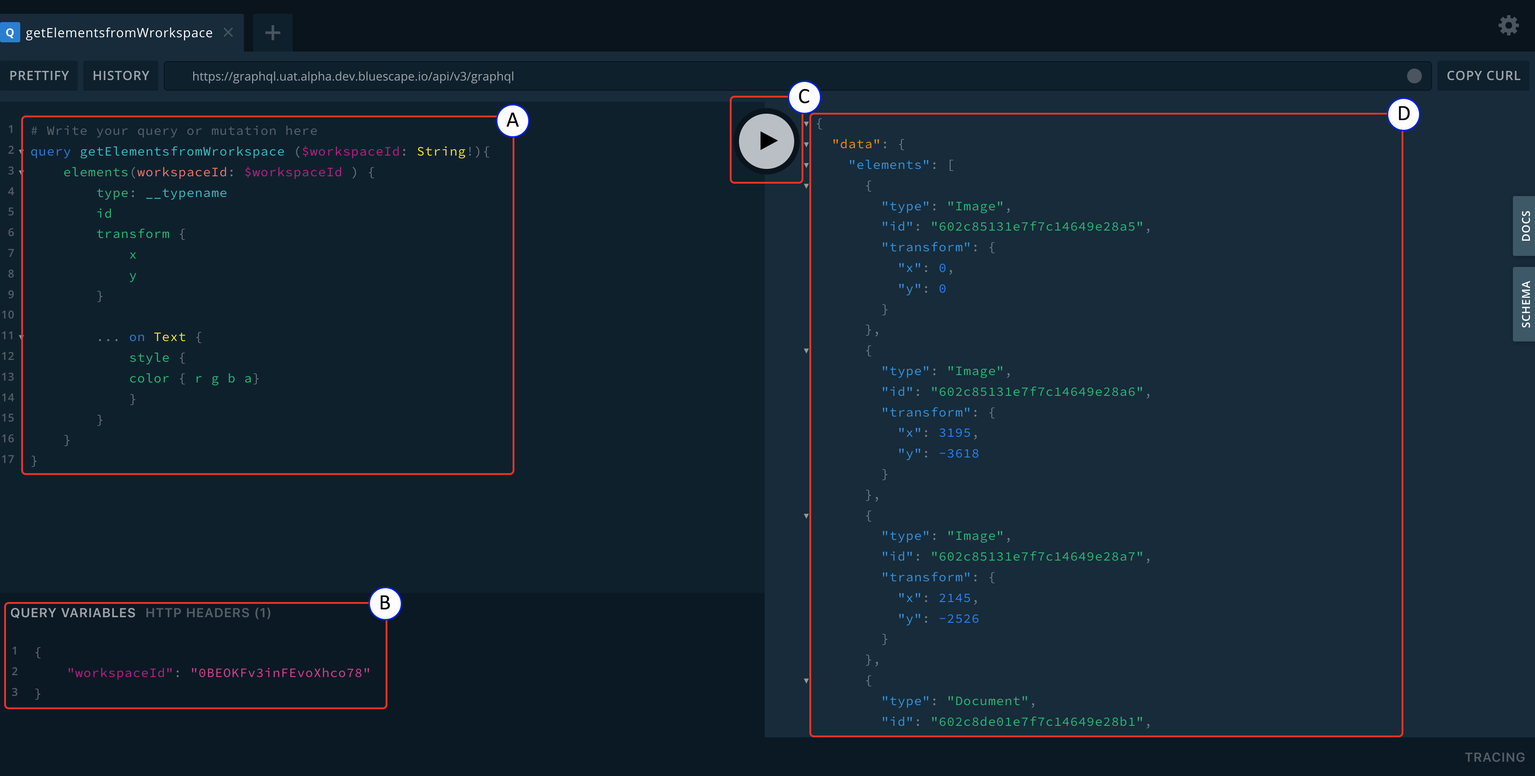
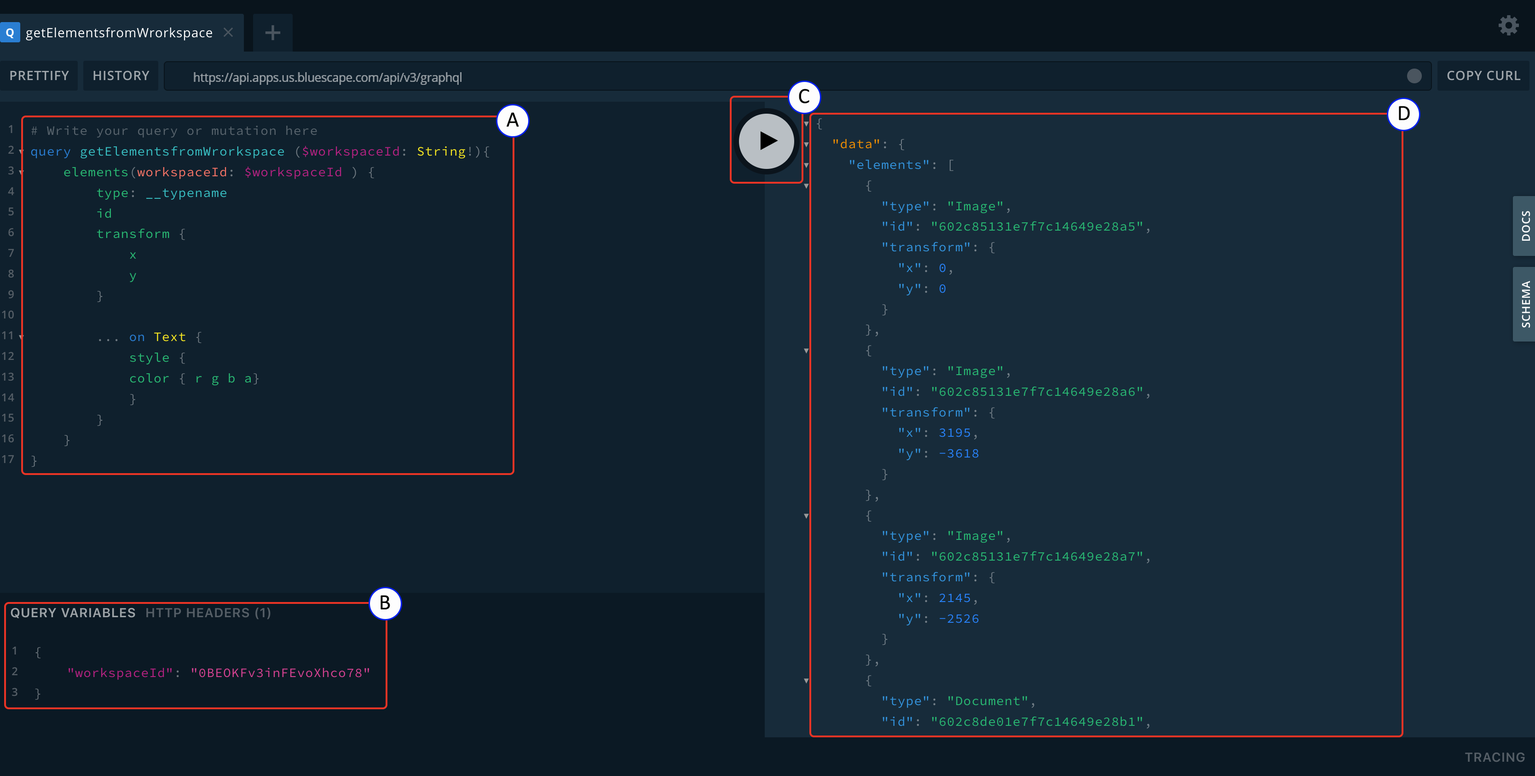
The second 1535×776 image is a revision of the first. Changes to its layers:
added layer "Layer 3" above "Layer 1" over box(192, 71, 514, 86)
